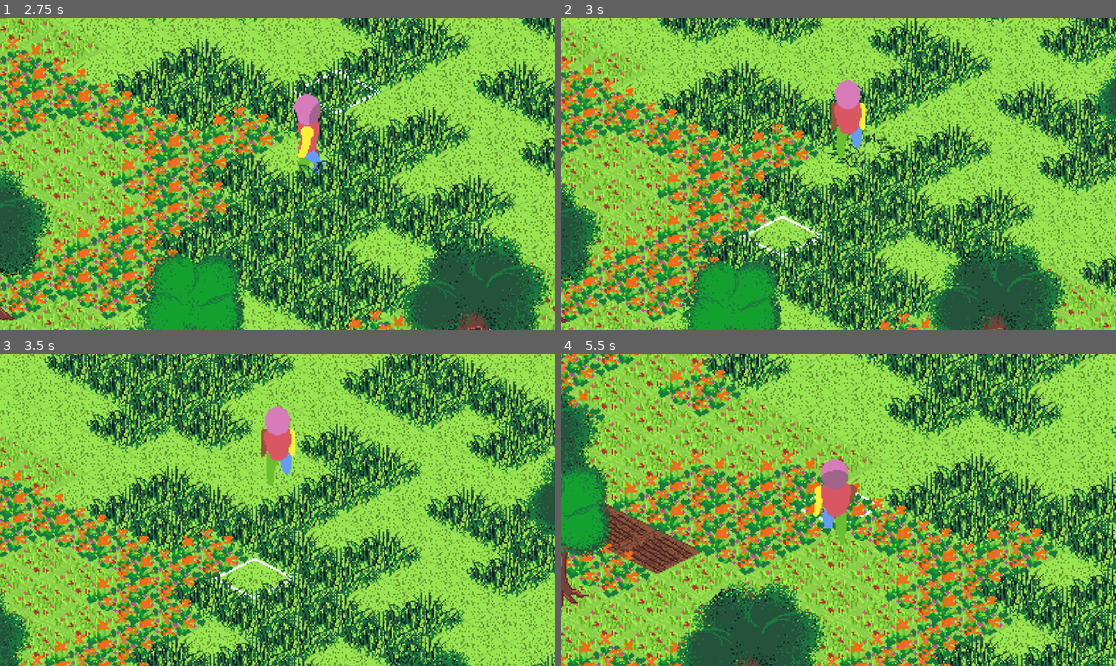
Above: before the commit, frames 1-4 (two rows, left to right).
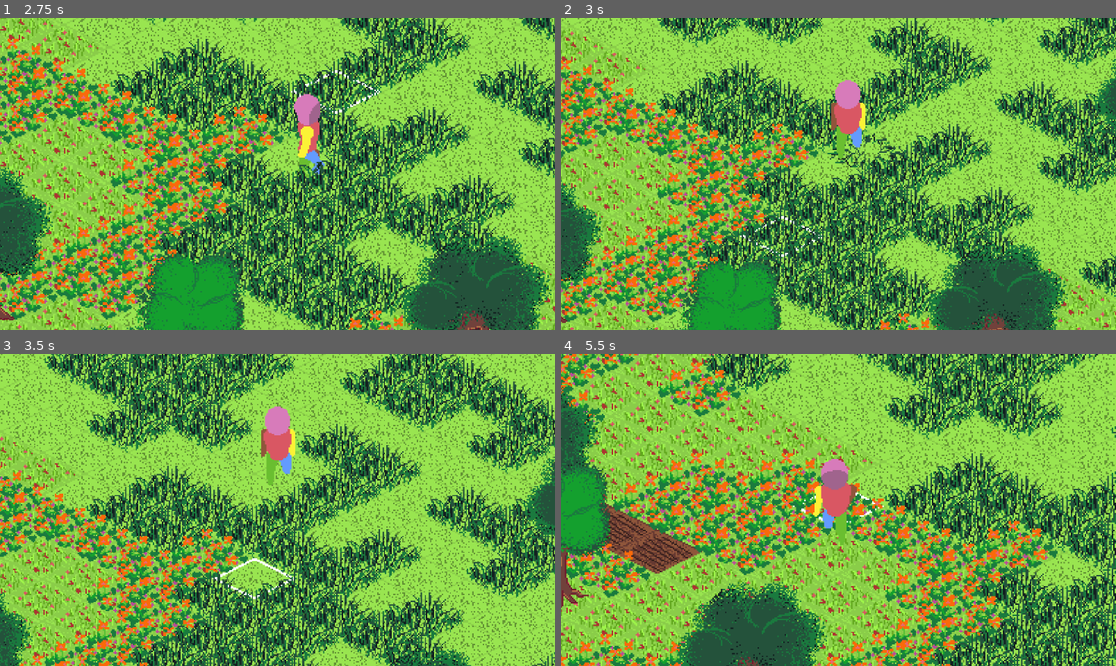
Above: after the commit, the same moments.

Repository: dinushkasam/twilight-memory
Game: Godot game, scene res://scenes/world/world.tscn
Same seed, same stepped clock (60 frames per second), same inputs: the game is played once before the commit and once after it.
Inputs (mouse positions are in pixels of both pictures, inside the frame that each line leads up to):
- Up to frame 1 (2.75 s): tap Enter at 0.5 s; move the mouse to (399, 158) at 0.52 s; hold D (right) 0.53-1.28 s; tap Mouse wheel up (zoom_in) at 0.6, 2.1 s; click (399, 158) at 0.67 s; move the mouse to (166, 189) at 1.27 s; hold S (down) 1.28-2.03 s; tap Mouse wheel down (zoom_out) at 1.35 s; move the mouse to (333, 105) at 2.02 s; hold D (right) from 2.03 s (still down)
- Up to frame 2 (3 s): move the mouse to (810, 236) at 2.77 s; release D (right) at 2.78 s; hold W (up) from 2.78 s (still down); tap Mouse wheel down (zoom_out) at 2.85 s; click (810, 236) at 2.92 s
- Up to frame 3 (3.5 s): keep holding W (up)
- Up to frame 4 (5.5 s): move the mouse to (1005, 556) at 3.52 s; release W (up) at 3.53 s; hold A (left) 3.53-5.03 s; tap Mouse wheel up (zoom_in) at 3.6, 5.1 s; move the mouse to (672, 463) at 4.27 s; tap Mouse wheel down (zoom_out) at 4.35 s; move the mouse to (866, 510) at 5.02 s; hold S (down) from 5.03 s (still down); click (866, 510) at 5.17 s

Frame 1 is identical in both runs. In frame 2, 0.8% of the frame differs, in the area x 32-48%, y 61-78%; in frame 3, 0.8%; in frame 4, 0.9%, in the area x 74-91%, y 82-100%.

Commit message:
chore: update interactables to use tools

Diff:
--- a/scripts/common/interactable_interface.gd
+++ b/scripts/common/interactable_interface.gd
@@ -9,8 +9,8 @@
 	parent.set_meta("interactable", self)
 
 # Extensible methods
-func can_interact(_actor: Node2D, _tool: Node2D) -> bool:
+func can_interact(_actor: Node2D, _tool: Tool) -> bool:
 	return true
 
-func interact(_actor: Node2D, _tool: Node2D):
+func interact(_actor: Node2D, _tool: Tool):
 	pass
--- a/scripts/game_objects/interactibles/interactible_grass.gd
+++ b/scripts/game_objects/interactibles/interactible_grass.gd
@@ -5,8 +5,11 @@
 
 
 # Overrides
-func can_interact(actor: Node2D, _tool: Node2D) -> bool:
-	return true if actor is Player else false
+func can_interact(actor: Node2D, tool: Tool) -> bool:
+	var is_player = actor is Player
+	var is_sickle = tool is SickleTool
 
-func interact(_actor: Node2D, _tool: Node2D):
+	return true if is_player and is_sickle else false
+
+func interact(_actor: Node2D, _tool: Tool):
 	grass_component.hit_grass()
--- a/scripts/game_objects/interactibles/interactible_tree.gd
+++ b/scripts/game_objects/interactibles/interactible_tree.gd
@@ -5,9 +5,12 @@
 
 
 # Overrides
-func can_interact(actor: Node2D, _tool: Node2D) -> bool:
-	return true if actor is Player else false
+func can_interact(actor: Node2D, tool: Tool) -> bool:
+	var is_player = actor is Player
+	var is_axe = tool is AxeTool
 
-func interact(_actor: Node2D, _tool: Node2D):
-	var damage = 1
+	return true if is_player and is_axe else false
+
+func interact(_actor: Node2D, tool: Tool):
+	var damage = tool.data.tool_power
 	tree_component.hit_tree(damage)
